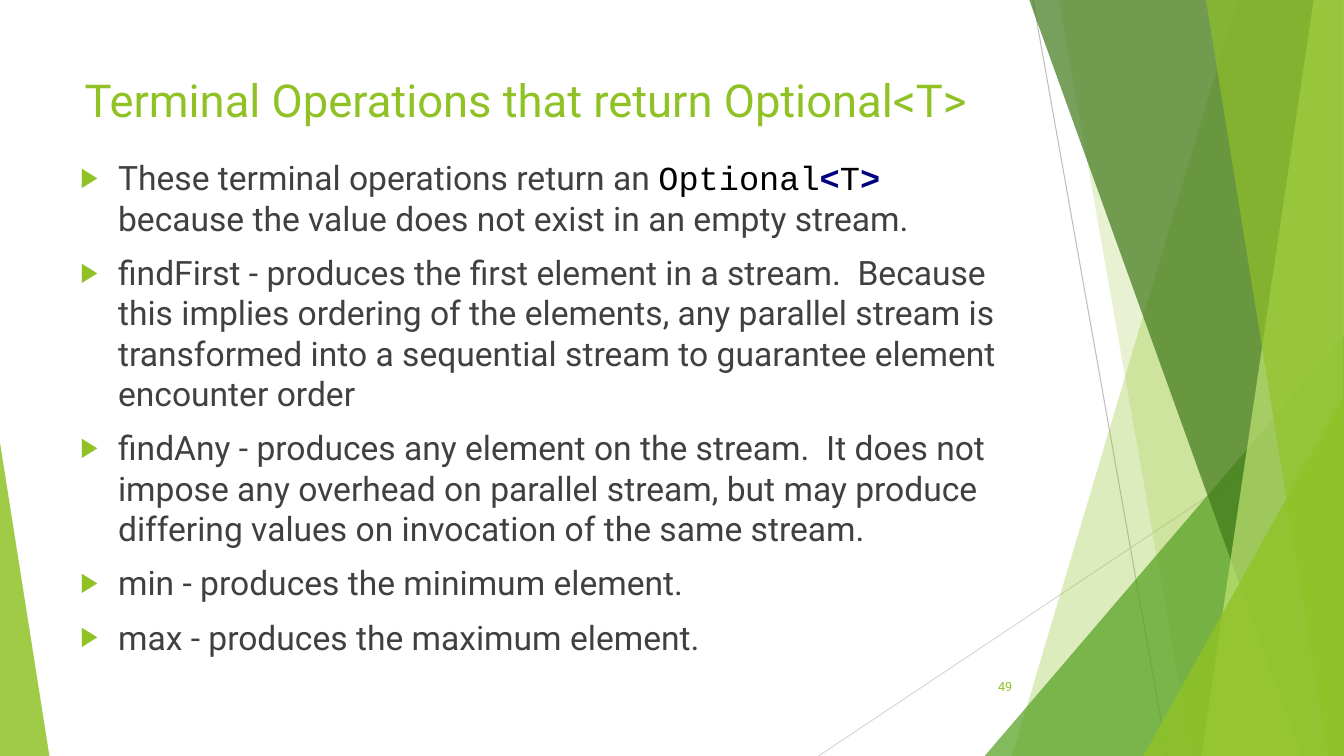
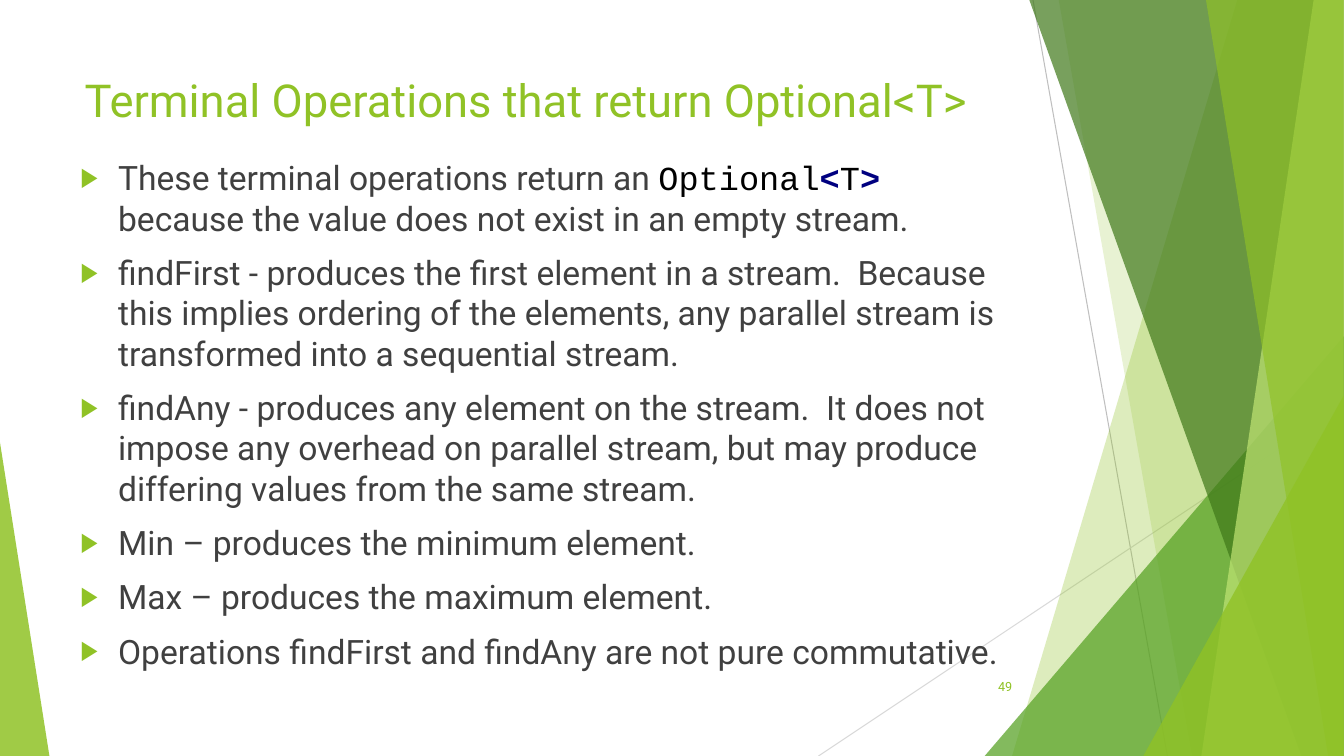
Before and after one commit to RichardRoda/2017-CodePaLOUsa-Lambda, a slide deck: slide 49 of Learning to Love the Lambda in the Stream.pptx. Drawn at 1344x756 pixels with LibreOffice and Linux fonts; fonts in the diff are those of the drawing. Boxes give left, top, right and bottom in pixels: in the first picture for what was removed or moved away, otherwise in the second. Text is boxed around its words. In the diff, an @@ line names an element or a change of style, - is before the commit and + after.

```diff
--- a/Learning to Love the Lambda in the Stream.pptx
+++ b/Learning to Love the Lambda in the Stream.pptx
@@ text at (118, 259, 997, 671): text changed @@
-▶ findFirst - produces the first element in a stream. Because this implies ordering of the elements, any parallel stream is transformed into a sequential stream to guarantee element encounter order
-▶ findAny - produces any element on the stream. It does not impose any overhead on parallel stream, but may produce differing values on invocation of the same stream.
-▶ min - produces the minimum element.
-▶ max - produces the maximum element.
+▶ findFirst - produces the first element in a stream. Because this implies ordering of the elements, any parallel stream is transformed into a sequential stream.
+▶ findAny - produces any element on the stream. It does not impose any overhead on parallel stream, but may produce differing values from the same stream.
+▶ Min – produces the minimum element.
+▶ Max – produces the maximum element.
+▶ Operations findFirst and findAny are not pure commutative.
```
Also in this commit, not shown: 7 other slides changed.
